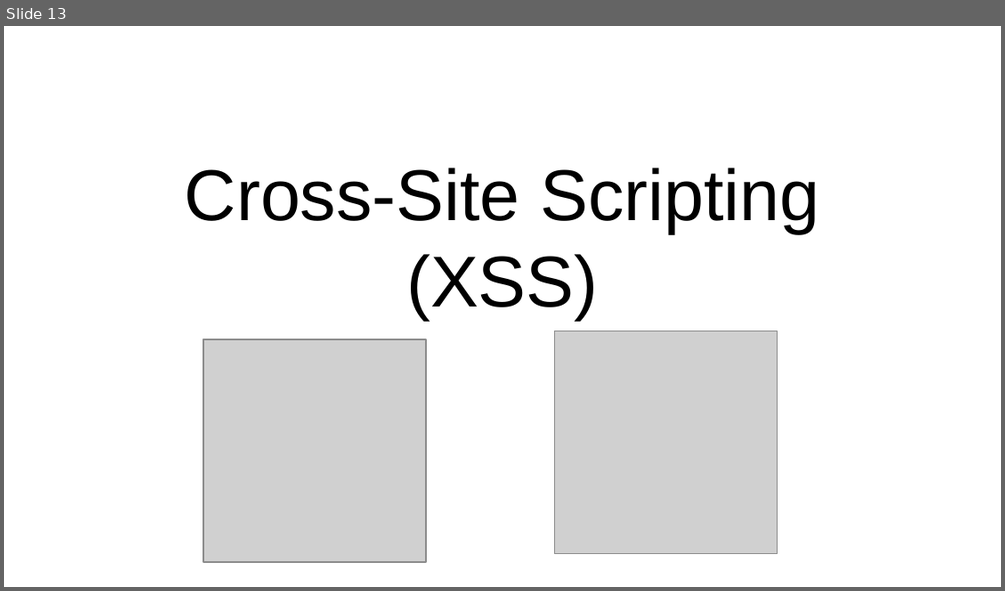
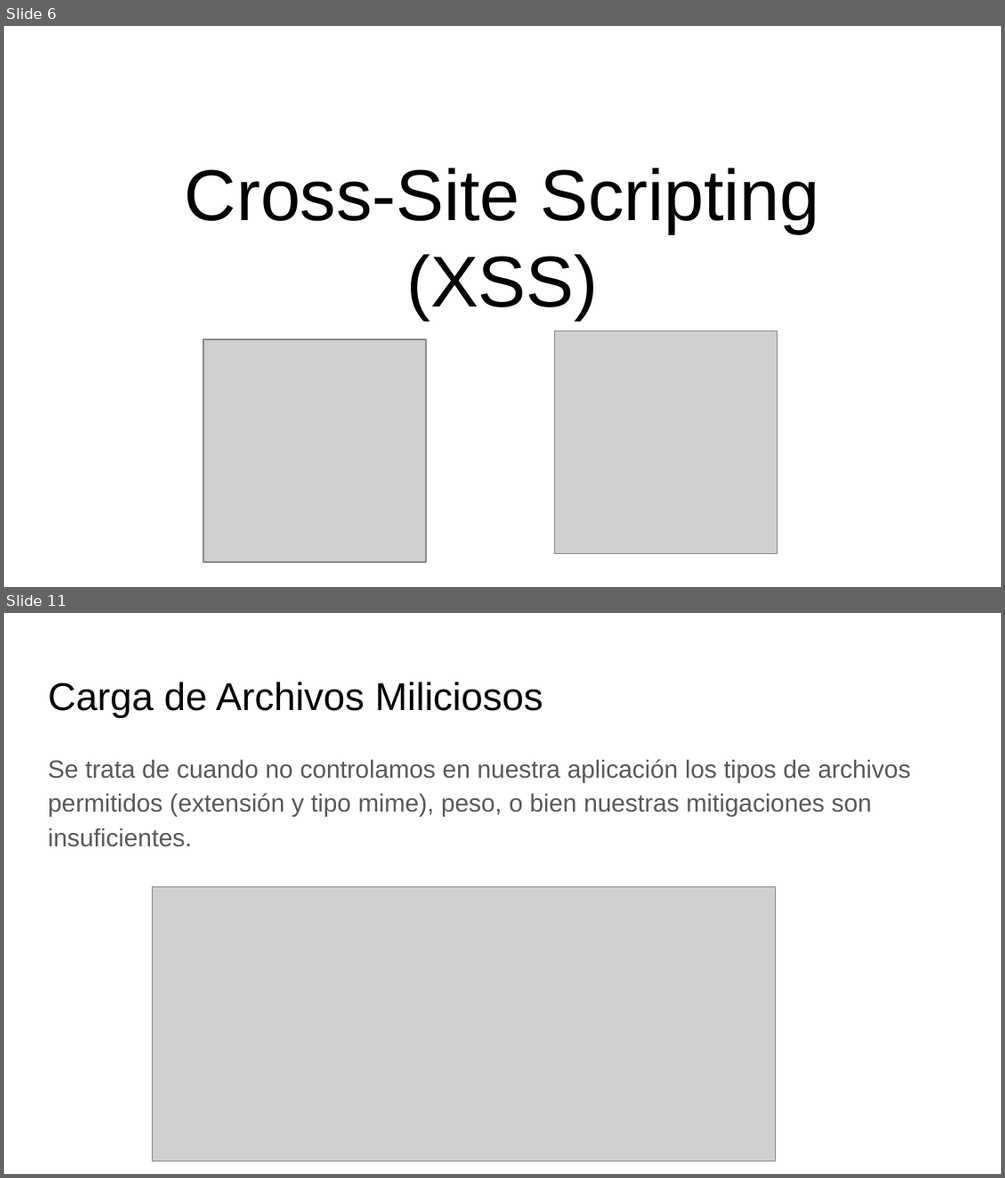
Before and after one commit to AshWilliams/Seguridad.Net, a slide deck: Seguridad_de_aplicaciones_web.pptx. Shown one above the other, each under a label of ours: slide 13 before the commit, slides 6 and 11 after it; the slides between them are not shown. The pictures are 1005x591 and 1005x1178 pixels, drawn with LibreOffice and Linux fonts; fonts in the diff are those of the drawing; grey boxes stand for pictures. Boxes give left, top, right and bottom in pixels: in the first picture for what was removed or moved away, otherwise in the second. Text is boxed around its words. In the diff, an @@ line names an element or a change of style, - is before the commit and + after.

```diff
--- a/Seguridad_de_aplicaciones_web.pptx
+++ b/Seguridad_de_aplicaciones_web.pptx
@@ slide 11 added at box(4, 613, 1001, 1174), background #FFFFFF @@
@@ title added at box(48, 682, 543, 718), 28 pt, text #000000 @@
+Carga de Archivos Miliciosos
@@ text added at box(48, 759, 910, 847), 18 pt, text #595959 @@
+Se trata de cuando no controlamos en nuestra aplicación los tipos de archivos permitidos (extensión y tipo mime), peso, o bien nuestras mitigaciones son insuficientes.
@@ picture added at box(152, 887, 775, 1161) @@
@@ what was slide 13 is now slide 6 @@
```
Also in this commit, not shown: 6 slides changed, 9 other slides added, 16 slides removed, 2 other files.
